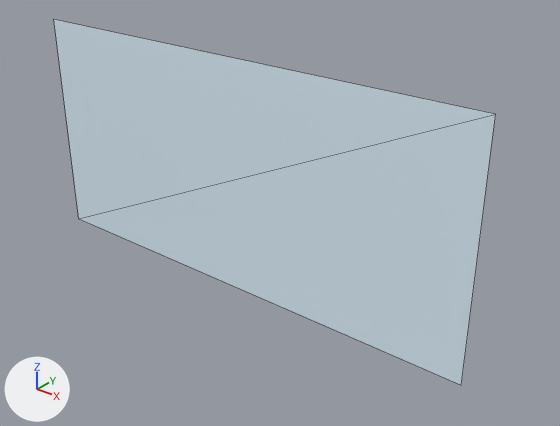
An edit to the glTF model meshes/pane.gltf, drawn before and after from the same camera.
Rendered twice from a 50 mm camera at (3.11, -3.4, 2.79) aimed at (0.25, 0.18, 0.57). Lighting does not change. The marker at lower left points along +X, +Y and +Z. The older version comes first. Mesh edges are drawn as thin lines.

The first picture shows 'pane'.
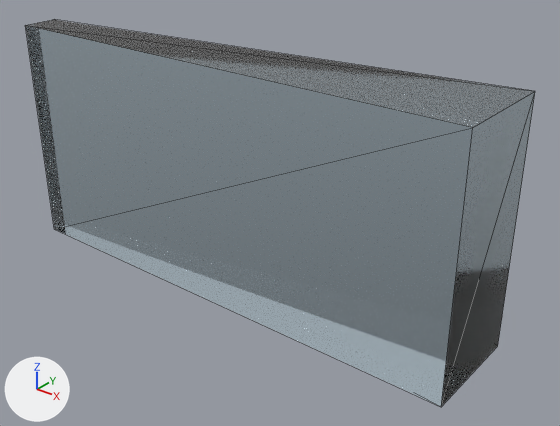
Edits to the bpy script that builds the scene:
```text
Change mat_pane_glass:
    add mat_pane_glass.transmission_weight = 1.0
Change me_pane:
    used by ob_pane; location = (0.0, 0.0, 0.0)
    remove me_pane.from_pydata(...)  # 4 vertices, 2 faces; spans x -1.7..1.7, y 0.0, z 0.0..1.6
    add me_pane.from_pydata(...)  # 8 vertices, 12 faces; spans x -1.7..1.7, y -0.24..0.48, z 0.0..1.6
    me_pane part 1
    2 vertices are removed from x 1.7, y 0.0, z 0.0..1.6
    2 faces are deleted
    6 vertices are added at (-1.7, -0.24, 0.0), (1.7, -0.24, 0.0), (1.7, 0.48, 0.0), (1.7, -0.24, 1.6), (-1.7, -0.24, 1.6), (1.7, 0.48, 1.6)
    12 new faces join them
```

What differs and where, as boxes [x1, y1, x2, y2] in the pictures (560 x 426 px):
'pane', surface changed, reshaped (15% wider, 6% taller): before [54, 20, 496, 385]; after [26, 20, 535, 407]
